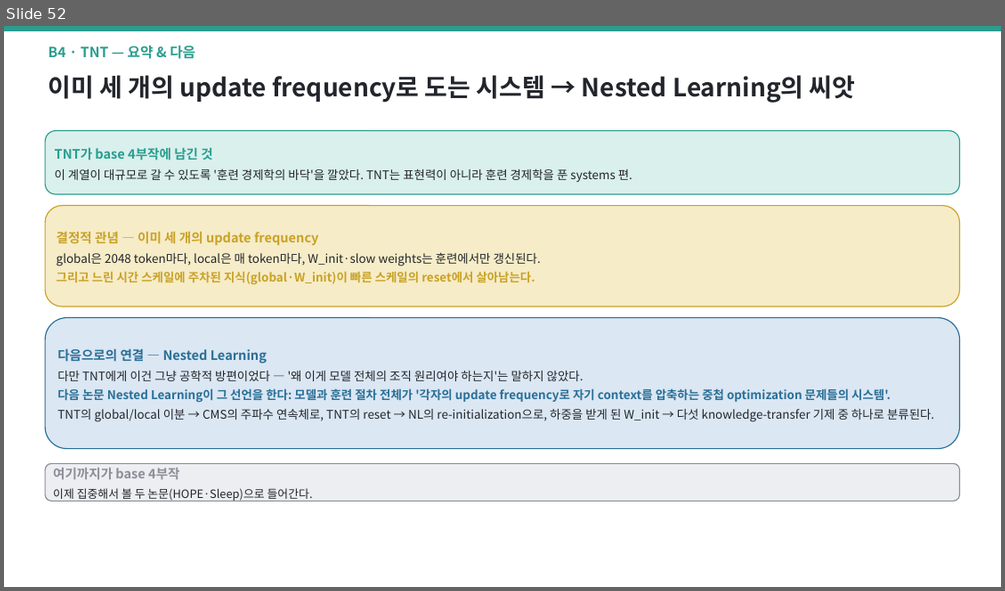
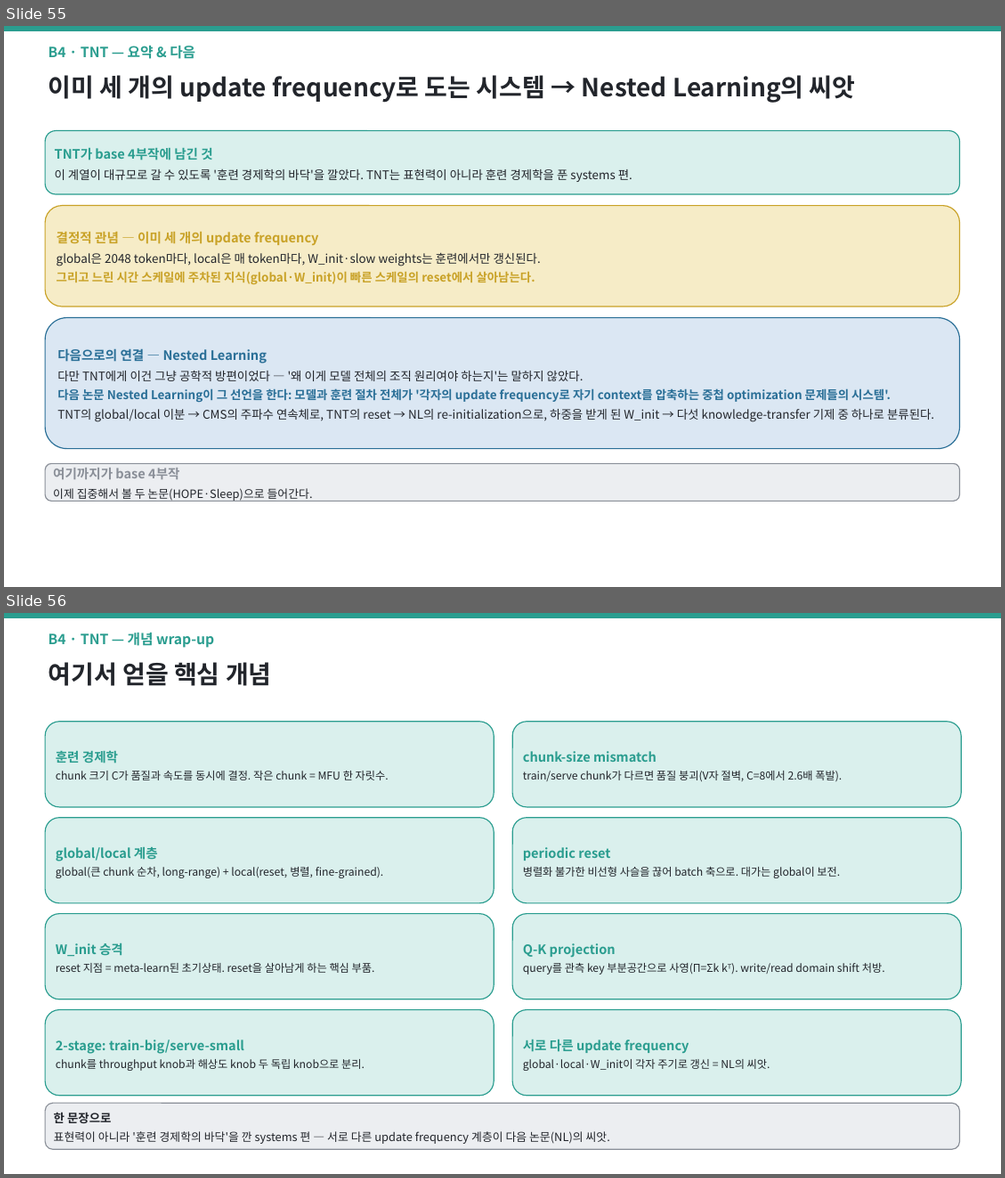
Before and after one commit to jimmylegendary/neural-memory-study, a slide deck: seminar/TTT-seminar.pptx. Shown one above the other, each under a label of ours: slide 52 before the commit, slides 55 and 56 after it. The pictures are 1005x591 and 1005x1178 pixels, drawn with LibreOffice and Linux fonts; fonts in the diff are those of the drawing. Boxes give left, top, right and bottom in pixels: in the first picture for what was removed or moved away, otherwise in the second. Text is boxed around its words. In the diff, an @@ line names an element or a change of style, - is before the commit and + after.

```diff
--- a/seminar/TTT-seminar.pptx
+++ b/seminar/TTT-seminar.pptx
@@ slide 56 added at (4, 613, 1001, 1174), background #FFFFFF @@
@@ rectangle added at (4, 613, 1001, 617), fill #2A9D8F, outline #2A9D8F 1 pt @@
@@ text added at (48, 633, 214, 648), 13.5 pt, text #2A9D8F, bold @@
+B4 · TNT — 개념 wrap-up
@@ text added at (48, 662, 272, 686), 24 pt, text #22252B, bold @@
+여기서 얻을 핵심 개념
@@ rounded rectangle added at (45, 722, 494, 807), fill #DAF0ED, outline #2A9D8F 1 pt, 10.5 pt, text #22252B @@
+훈련 경제학
+chunk 크기 C가 품질과 속도를 동시에 결정. 작은 chunk = MFU 한 자릿수.
@@ rounded rectangle added at (512, 722, 961, 807), fill #DAF0ED, outline #2A9D8F 1 pt, 10.5 pt, text #22252B @@
+chunk-size mismatch
+train/serve chunk가 다르면 품질 붕괴(V자 절벽, C=8에서 2.6배 폭발).
@@ rounded rectangle added at (45, 817, 494, 903), fill #DAF0ED, outline #2A9D8F 1 pt, 10.5 pt, text #22252B @@
+global/local 계층
+global(큰 chunk 순차, long-range) + local(reset, 병렬, fine-grained).
@@ rounded rectangle added at (512, 817, 961, 903), fill #DAF0ED, outline #2A9D8F 1 pt, 10.5 pt, text #22252B @@
+periodic reset
+병렬화 불가한 비선형 사슬을 끊어 batch 축으로. 대가는 global이 보전.
@@ rounded rectangle added at (45, 914, 494, 999), fill #DAF0ED, outline #2A9D8F 1 pt, 10.5 pt, text #22252B @@
+W_init 승격
+reset 지점 = meta-learn된 초기상태. reset을 살아남게 하는 핵심 부품.
@@ rounded rectangle added at (512, 914, 961, 999), fill #DAF0ED, outline #2A9D8F 1 pt, 10.5 pt, text #22252B @@
+Q-K projection
+query를 관측 key 부분공간으로 사영(Π=Σk kᵀ). write/read domain shift 처방.
@@ rounded rectangle added at (45, 1009, 494, 1095), fill #DAF0ED, outline #2A9D8F 1 pt, 10.5 pt, text #22252B @@
+2-stage: train-big/serve-small
+chunk를 throughput knob과 해상도 knob 두 독립 knob으로 분리.
@@ rounded rectangle added at (512, 1009, 961, 1095), fill #DAF0ED, outline #2A9D8F 1 pt, 10.5 pt, text #22252B @@
+서로 다른 update frequency
+global·local·W_init이 각자 주기로 갱신 = NL의 씨앗.
@@ rounded rectangle added at (45, 1103, 960, 1149), fill #ECEEF1, outline #8A8F98 1 pt, 11 pt, text #22252B @@
+한 문장으로
+표현력이 아니라 '훈련 경제학의 바닥'을 깐 systems 편 — 서로 다른 update frequency 계층이 다음 논문(NL)의 씨앗.
@@ what was slide 52 is now slide 55 @@
```
Also in this commit, not shown: 5 other slides added, 2 other files.
